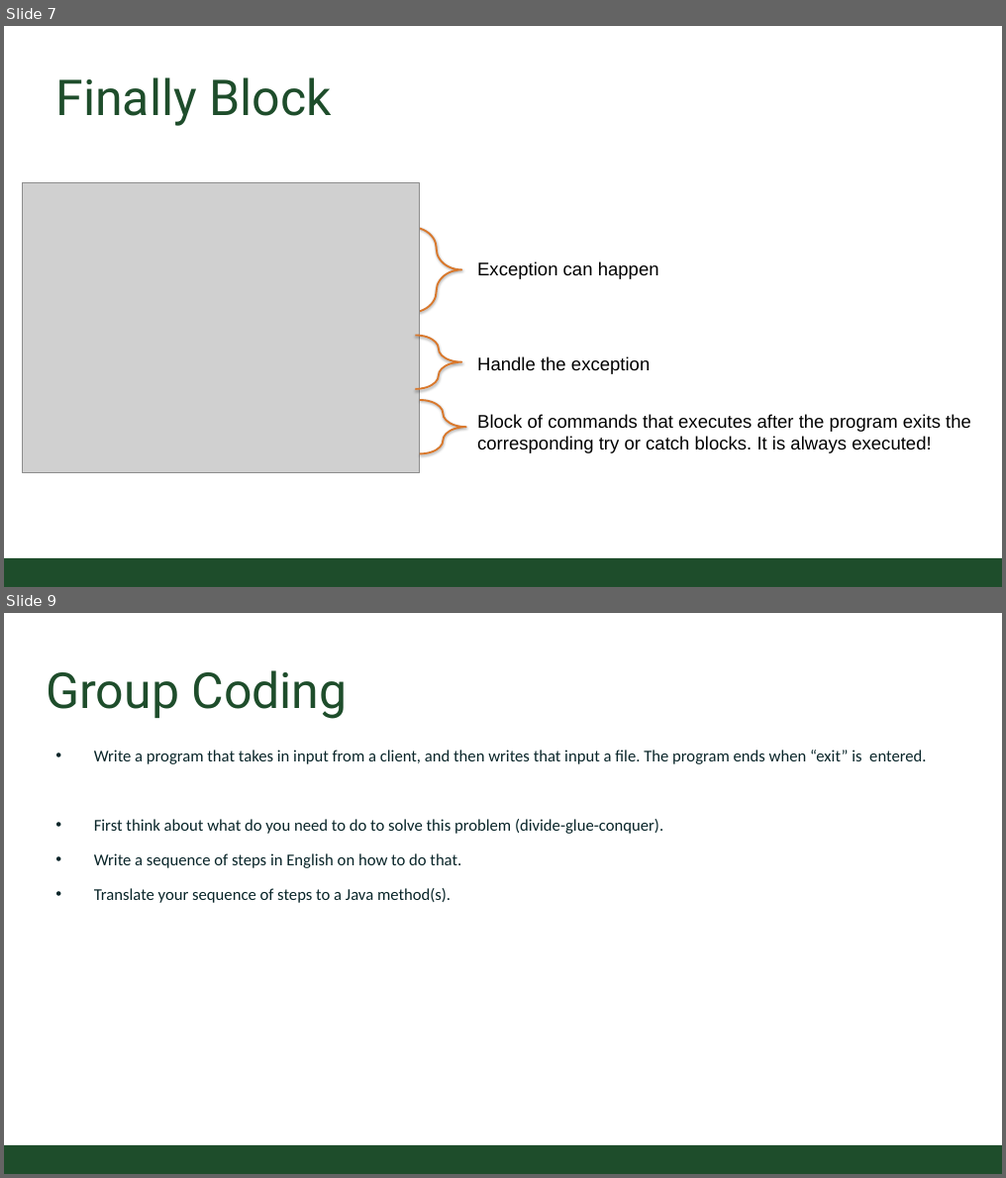
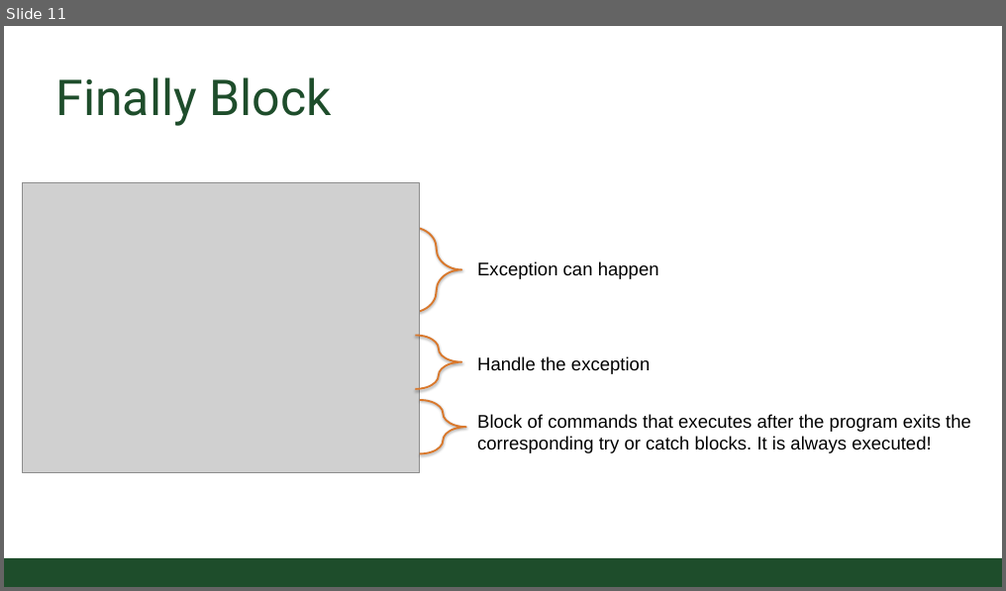
Before and after one commit to CSU-CompSci-CS163-4/Handouts, a slide deck: slides/On-Campus/09_02_Exceptions.pptx. Shown one above the other, each under a label of ours: slides 7 and 9 before the commit, slide 11 after it; the slides between them are not shown. The pictures are 1006x1178 and 1006x591 pixels, drawn with LibreOffice and Linux fonts; fonts in the diff are those of the drawing; grey boxes stand for pictures; background and template pictures are left out. Boxes give left, top, right and bottom in pixels: in the first picture for what was removed or moved away, otherwise in the second. Text is boxed around its words. In the diff, an @@ line names an element or a change of style, - is before the commit and + after.

```diff
--- a/slides/On-Campus/09_02_Exceptions.pptx
+++ b/slides/On-Campus/09_02_Exceptions.pptx
@@ slide 9 removed at <box>4,613,1002,1174</box>, background #FFFFFF; not listed: 1 template element that a slide beside it also shows @@
@@ title removed at <box>46,670,348,719</box> @@
-Group Coding
@@ text removed at <box>94,750,926,903</box> @@
-• Write a program that takes in input from a client, and then writes that input a file. The program ends when “exit” is entered.
-• First think about what do you need to do to solve this problem (divide-glue-conquer).
-• Write a sequence of steps in English on how to do that.
-• Translate your sequence of steps to a Java method(s).
@@ what was slide 7 is now slide 11 @@
```
Also in this commit, not shown: 6 slides changed, 7 slides added, 3 other slides removed.
